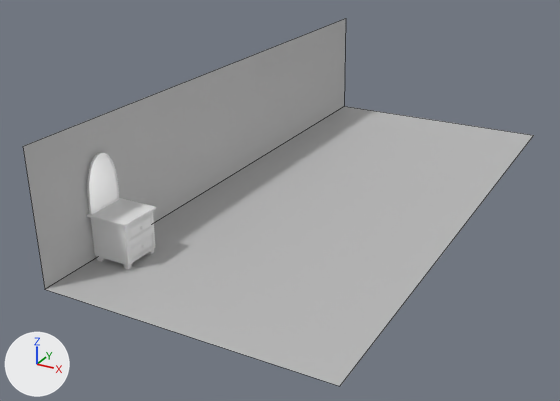
A saved change to the FBX model Assets/Hernan/Art/Models/Espejo/Espejo.fbx.
Rendered twice from a 50 mm lens placed at (0.1136, -0.1784, 0.0692), pointed at (0.0231, -0.0138, -0.0131). Every picture has the same lights, and +X, +Y and +Z are marked at lower left. Mesh edges are drawn as thin lines on the coarser meshes. Where no turn or scale is listed for an object, it has been applied to the vertices.

The first picture shows 'Espejo y Mesada', 'Plano.001'.
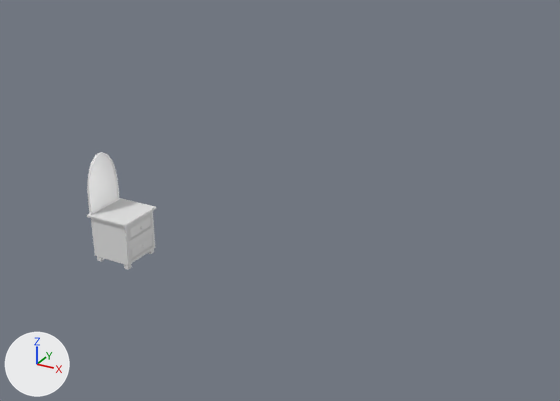
Changed parts and their boxes (x1, y1, x2, y2) in the pictures (560 x 401 px):
'Plano.001', deleted
    before: (23, 18, 534, 386)

The change in detail:
Object 'Plano.001' (ob_plano_001) is deleted.
